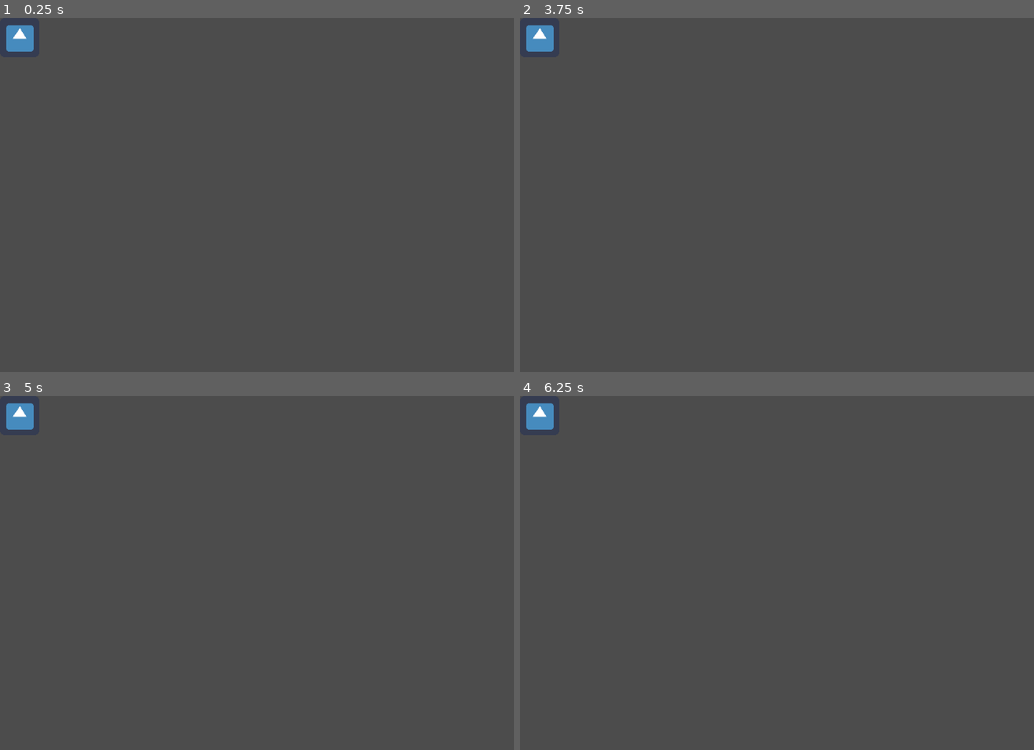
Above: before the commit, frames 1-4 (two rows, left to right).
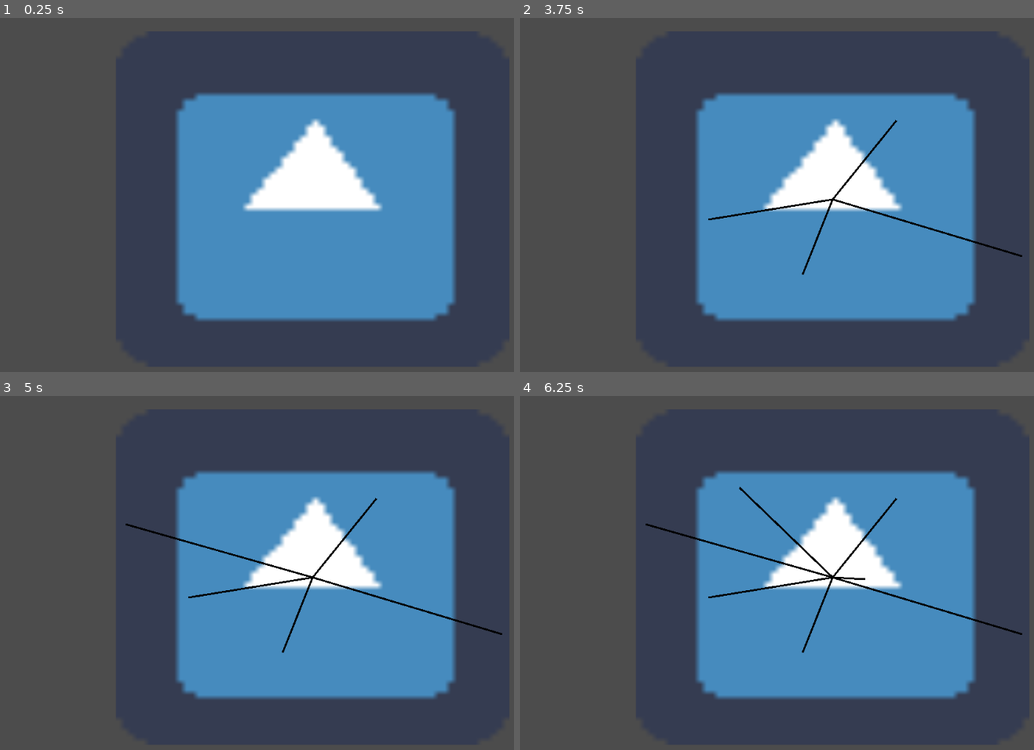
Above: after the commit, the same moments.

Repository: ProjectBabbage/vox-nuntius
Game: Godot game, scene res://scenes/root.tscn
Two runs of this game, one before a commit and one after it. Both use one fixed random seed, a clock stepped at 60 frames per second and the inputs below. The engine's default icon, where the game draws it, is replaced by a stand-in: a white triangle on a blue panel in a dark square.
Inputs (mouse positions are in pixels of both pictures, inside the frame that each line leads up to):
- Up to frame 1 (0.25 s): no input
- Up to frame 2 (3.75 s): tap Enter at 0.5, 2, 3.5 s; move the mouse to (540, 39) at 0.52 s; click (540, 39) at 0.67 s; tap Space at 1.25, 2.75 s; move the mouse to (710, 219) at 1.27 s; click (710, 219) at 1.42 s; move the mouse to (895, 120) at 2.02 s; click (895, 120) at 2.17 s; move the mouse to (802, 272) at 2.77 s; click (802, 272) at 2.92 s; move the mouse to (1023, 255) at 3.52 s; click (1023, 255) at 3.67 s
- Up to frame 3 (5 s): tap Space at 4.25 s; move the mouse to (123, 523) at 4.27 s; click (123, 523) at 4.42 s
- Up to frame 4 (6.25 s): move the mouse to (864, 580) at 5.02 s; click (864, 580) at 5.17 s; move the mouse to (741, 488) at 5.77 s; click (741, 488) at 5.92 s

The runs differ from the first frame. In frame 1, 35% of the frame differs, in the area x 1-89%, y 1-86%; in frame 2, 35%; in frame 3, 35%, in the area x 1-98%, y 1-86%; in frame 4, 35%.

Commit message:
path drawing

Diff:
--- a/godot-project/scenes/root.tscn
+++ b/godot-project/scenes/root.tscn
@@ -4,21 +4,32 @@
 [ext_resource path="res://scripts/Map.gd" type="Script" id=2]
 
 [sub_resource type="RectangleShape2D" id=1]
-extents = Vector2( 30.5, 30.5 )
+extents = Vector2( 318.5, 276 )
 
 [node name="Node2D" type="Node2D"]
+
+[node name="Camera2D" type="Camera2D" parent="."]
+position = Vector2( 2, 3 )
+current = true
 
 [node name="Area2D" type="Area2D" parent="."]
 script = ExtResource( 2 )
 
 [node name="CollisionShape2D" type="CollisionShape2D" parent="Area2D"]
-position = Vector2( 32, 32 )
+position = Vector2( -7, -1 )
 shape = SubResource( 1 )
 
 [node name="TextureRect" type="TextureRect" parent="Area2D"]
-margin_right = 64.0
-margin_bottom = 64.0
+anchor_left = 0.5
+anchor_top = 0.5
+anchor_right = 0.5
+anchor_bottom = 0.5
+margin_left = -321.0
+margin_top = -274.5
+margin_right = 321.0
+margin_bottom = 274.5
 mouse_filter = 2
 texture = ExtResource( 1 )
+stretch_mode = 1
 
 [connection signal="input_event" from="Area2D" to="Area2D" method="_on_Area2D_input_event"]
--- a/godot-project/scripts/Map.gd
+++ b/godot-project/scripts/Map.gd
@@ -18,6 +18,12 @@
 
 func _on_Area2D_input_event(viewport: Node, event: InputEvent, shape_idx: int):
 	if event is InputEventMouseButton and event.pressed and event.button_index == BUTTON_LEFT:
-		print(viewport.get_mouse_position())
 		print("click")
+		var position = get_global_mouse_position()
+		var l := Line2D.new()
+		l.default_color = Color(0, 0, 0, 1)
+		l.width = 3
+		l.add_point(Vector2(0, 0))
+		l.add_point(position)
+		add_child(l)
 	pass  # Replace with function body.
